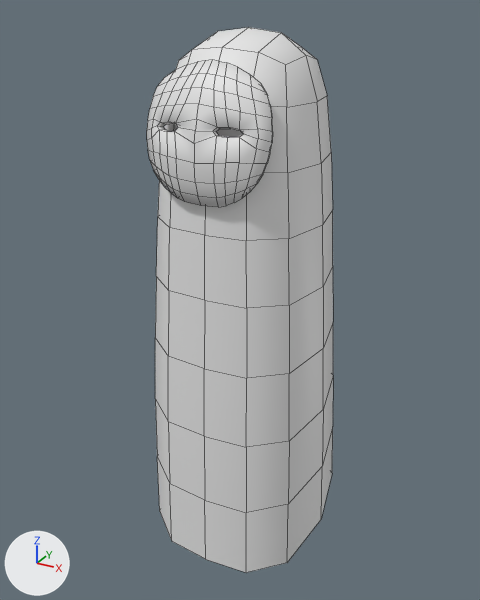
An edit to the FBX model IslandWish/IslandWishGame/Assets/Art/Animation/ghost.fbx, drawn before and after from the same camera.
Before and after are seen from a camera (50 mm lens) standing at (0.867, -1.624, 1.901) and looking at (-0.018, -0.016, 1.097). Lighting does not change. The marker at lower left points along +X, +Y and +Z. Mesh edges are drawn as thin lines. Where no turn or scale is listed for an object, it has been applied to the vertices.

Objects in the first picture: 'ghostbod', 'ghostmask'.
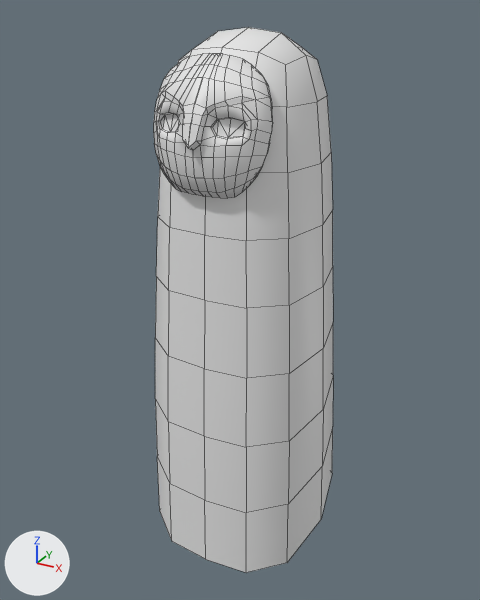
Where the change shows, as pixel boxes [x1, y1, x2, y2] in the pictures (480 x 600 px):
'ghostmask', deleted: before [147, 60, 273, 207]
'ghostmask.003', added: after [154, 53, 273, 198]

The change, as a list of edits to the scene's bpy script:
```text
Add me_cube_043:
    me_cube_043.from_pydata(...)  # 331 vertices, 346 faces; spans x -0.165..0.167, y -0.095..0.058, z 0.015..0.348
    me_cube_043.materials.append(mat_master)  # its picture is missing
Remove ob_ghostmask:
    ob_ghostmask = bpy.data.objects.new('ghostmask', me_cube_030)
    ob_ghostmask.location = (0.0, -0.228, 1.442)
Add ob_ghostmask_003:
    ob_ghostmask_003 = bpy.data.objects.new('ghostmask.003', me_cube_043)
    ob_ghostmask_003.location = (0.0, -0.207, 1.452)
```
